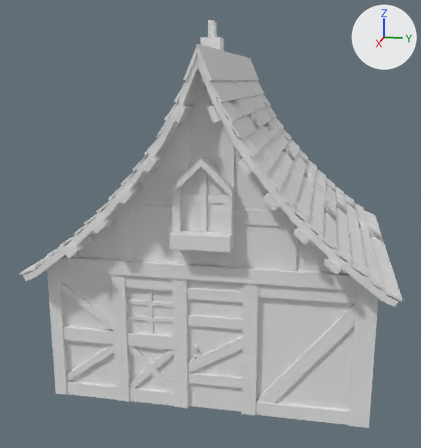
Before and after pictures for a commit that changed the FBX model Medieval Infection/Assets/_Prefabs/Buildings/Meshes/House04.fbx.
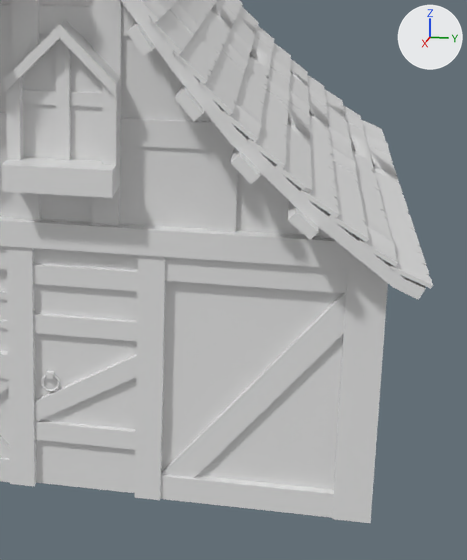
Old and new are each drawn whole from a 50 mm camera at (11.56, 3.74, 4.67) aimed at (2.19, 1.86, 2.33) and again close up on the part from 40% to 100% of the width and 32% to 100% of the height. Arrows for +X, +Y and +Z are at upper right; the lights stay in place. Where no turn or scale is listed for an object, it has been applied to the vertices. Vertices at the same position are counted once.

Objects in the first close-up: 'House04'.
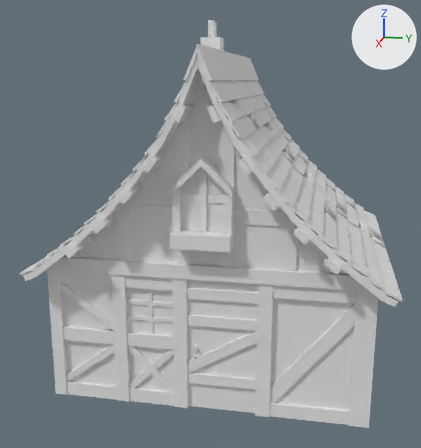
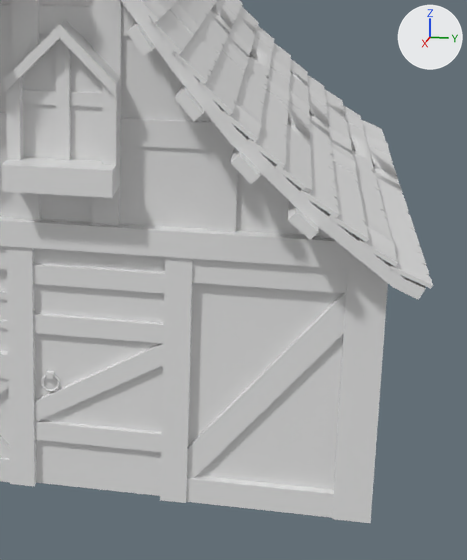
The newer file is also turned or shifted as a whole; pictures and numbers use the older file's frame.

Changed parts and their boxes [x1, y1, x2, y2] in the close-ups (467 x 560 px):
part 1 of me_cube_869, cut back: before [135, 0, 426, 518]; after [160, 257, 348, 518]

Diff of the bpy script that builds the scene:
```diff
--- a/Medieval Infection/Assets/_Prefabs/Buildings/Meshes/House04.fbx.py
+++ b/Medieval Infection/Assets/_Prefabs/Buildings/Meshes/House04.fbx.py
@@ mat_windows02 @@
+mat_windows02 = principled_material('Windows02')
+mat_windows02.base_color = (0.8, 0.8, 0.8)  # white #e7e7e7
+mat_windows02.roughness = 0.4
@@ me_cube_869 @@
 # used by ob_house04; location = (0.0, 0.0, 0.0)
-me_cube_869.from_pydata(...)  # 5870 vertices, 4454 faces; spans x -0.5..4.5, y -0.47..4.75, z 0.0..5.7
+me_cube_869.from_pydata(...)  # 5588 vertices, 4439 faces; spans x -0.5..4.5, y -0.47..4.75, z 0.0..5.7
+# me_cube_869 part 1: 3 vertices moved from x 4.06..4.08, y 2.7..2.9, z 0.0..2.0 to x 4.06..4.08, y 3.1, z 0.0..2.0; 295 vertices removed from x -0.08..4.06, y -0.44..4.74, z 0.0..5.1; 13 vertices added at x 0.0..4.06, y 0.02..4.28, z 0.0..2.0
 me_cube_869.materials.append(mat_mainmat)
@@ me_cube_869 @@
 me_cube_869.materials.append(mat_emissive)
+me_cube_869.materials.append(mat_windows02)  # white #e7e7e7
```
